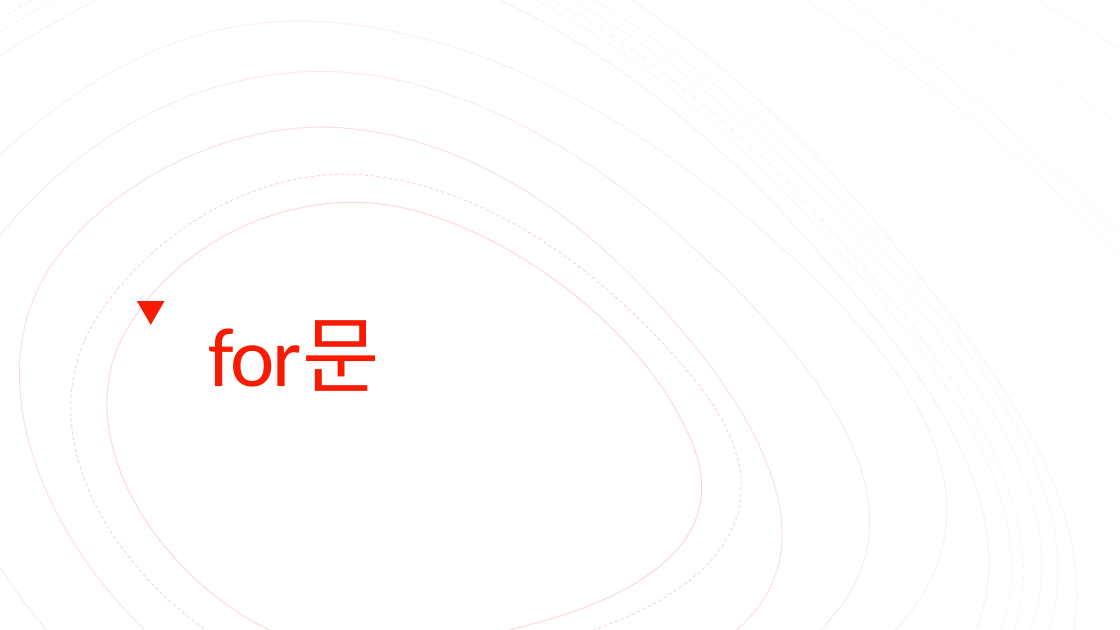
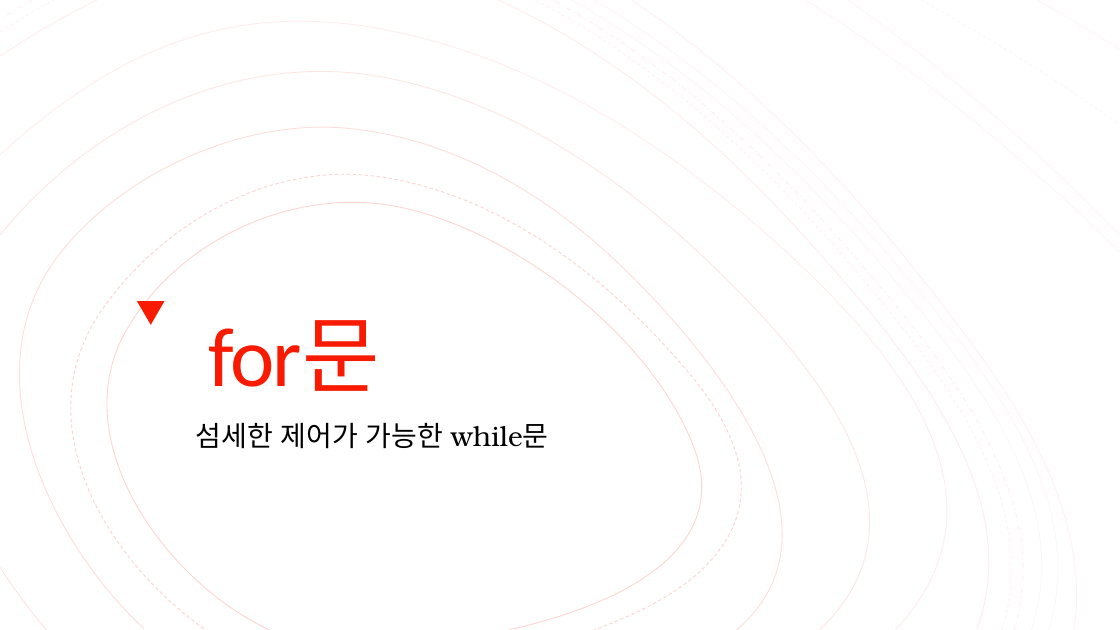
Before and after one commit to Valentine117/python_basic_class, a slide deck: slide 22 of 03장 프로그램의 구조를 쌓는다_제어문.pptx. Drawn at 1120x630 pixels with LibreOffice and Linux fonts; fonts in the diff are those of the drawing. Boxes give left, top, right and bottom in pixels: in the first picture for what was removed or moved away, otherwise in the second. Text is boxed around its words. In the diff, an @@ line names an element or a change of style, - is before the commit and + after.

```diff
--- a/03장 프로그램의 구조를 쌓는다_제어문.pptx
+++ b/03장 프로그램의 구조를 쌓는다_제어문.pptx
@@ subtitle added at [196, 422, 548, 449], 24 pt, text #000000 @@
+섬세한 제어가 가능한 while문
```
Also in this commit, not shown: 1 other slide changed, 6 slides added.
